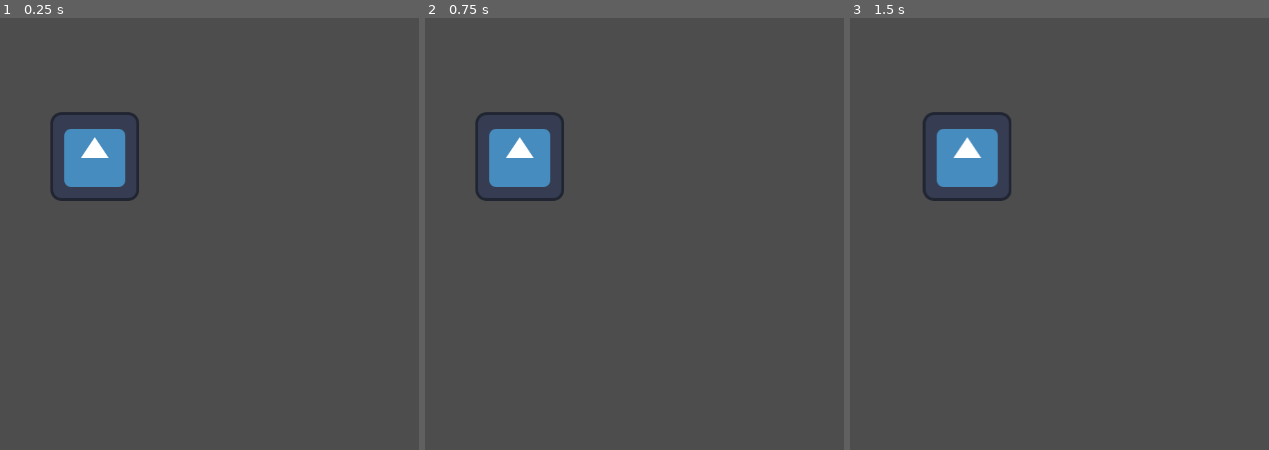
Above: before the commit, frames 1-3 (left to right).
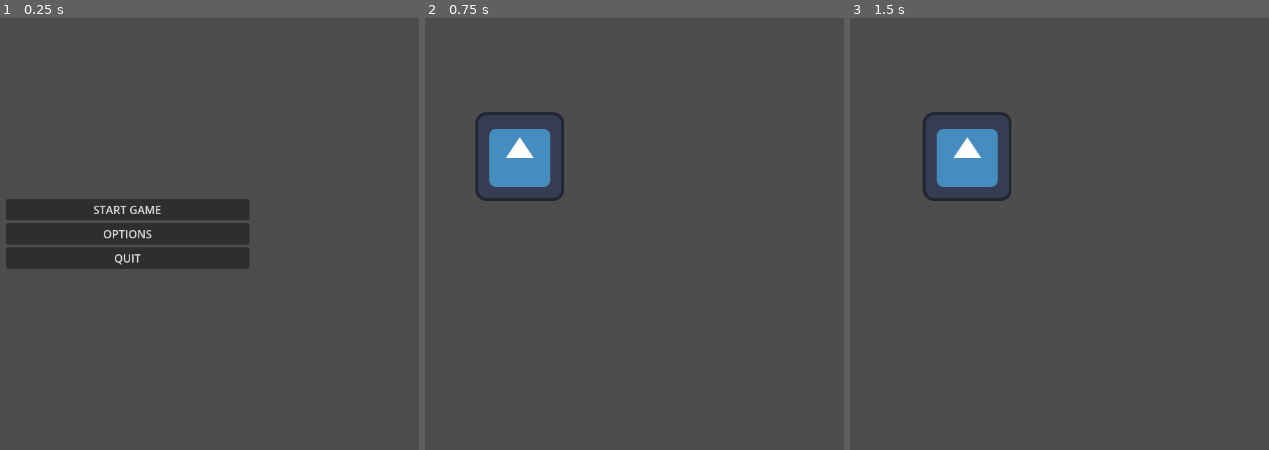
Above: after the commit, the same moments.

Repository: Nicheen/GameJamSummer2025
Game: Godot game, scene res://main_menu.tscn
Two runs of this game, one before a commit and one after it. Both use one fixed random seed, a clock stepped at 60 frames per second and the inputs below. Before the commit the project starts from res://Player.tscn. The engine's default icon, where the game draws it, is replaced by a stand-in: a white triangle on a blue panel in a dark square.
Inputs (mouse positions are in pixels of both pictures, inside the frame that each line leads up to):
- Up to frame 1 (0.25 s): no input
- Up to frame 2 (0.75 s): click (550, 208) at 0.5 s, where only the run after the commit has a clickable "START GAME"
- Up to frame 3 (1.5 s): tap Enter (ui_accept) at 1.25 s; move the mouse to (1172, 221) at 1.27 s; hold D (move_right) from 1.28 s (still down); click (1172, 221) at 1.35 s

The runs differ from the first frame. In frame 1, 11% of the frame differs, in the area x 1-60%, y 21-59%; in frame 2, nothing differs; in frame 3, nothing differs.

Commit message:
smol change

Diff:
--- a/gamejamsummer2025/main_menu.gd
+++ b/gamejamsummer2025/main_menu.gd
@@ -9,7 +9,7 @@
 
 func _on_start_pressed():
 	# Load your game scene - replace with your actual game scene path
-	get_tree().change_scene_to_file("res://Game.tscn")
+	get_tree().change_scene_to_file("res://Player.tscn")
 
 func _on_quit_pressed():
 	get_tree().quit()
--- a/gamejamsummer2025/project.godot
+++ b/gamejamsummer2025/project.godot
@@ -11,7 +11,7 @@
 [application]
 
 config/name="GameJamSummer2025"
-run/main_scene="uid://b4g35yo4tk2kb"
+run/main_scene="uid://c7gdjhungf8ra"
 config/features=PackedStringArray("4.4", "Forward Plus")
 config/icon="res://icon.svg"
 
Not shown: 1 places in gamejamsummer2025/Player.tscn that only renumber resources
Not shown: 1 places in gamejamsummer2025/Projectile.tscn that only renumber resources
